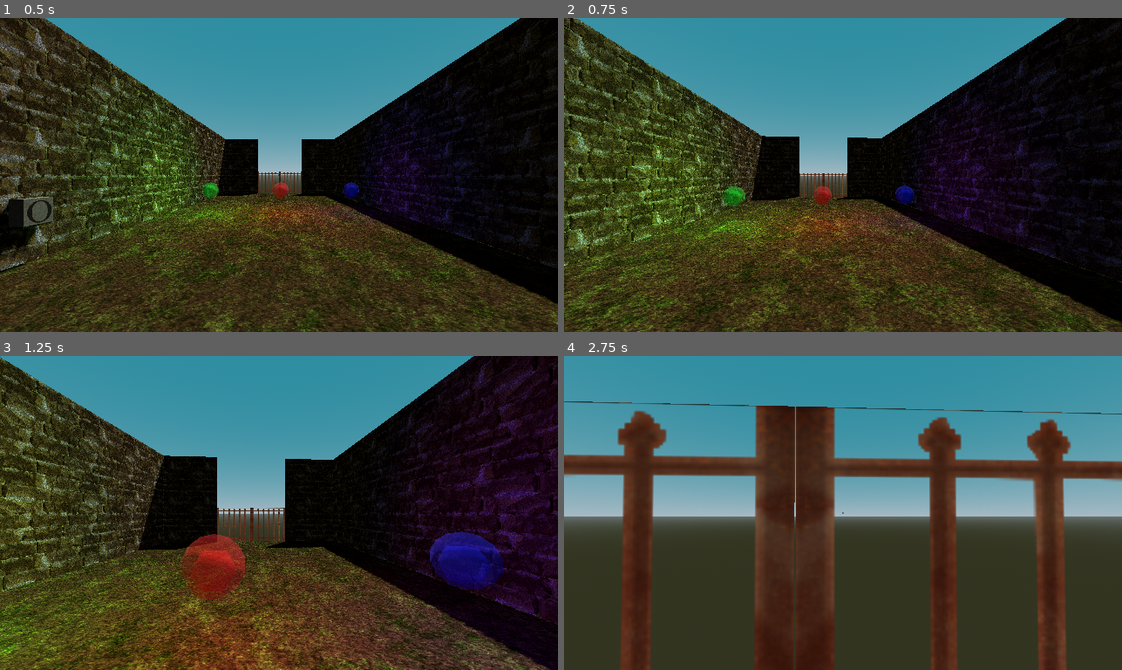
Above: before the commit, frames 1-4 (two rows, left to right).
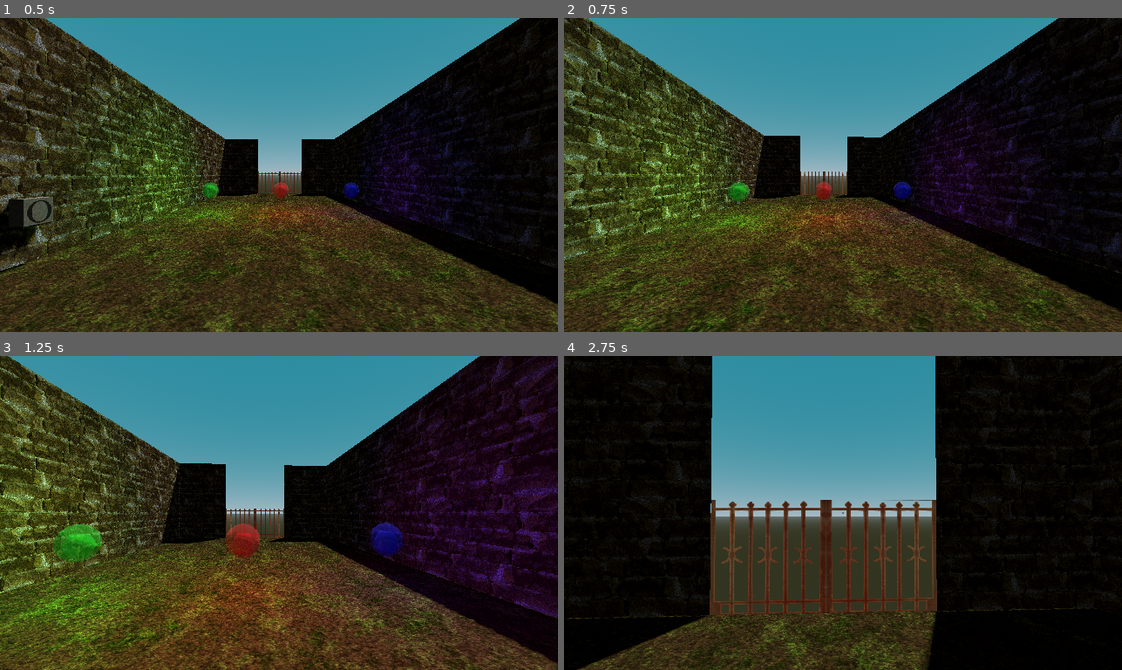
Above: after the commit, the same moments.

Repository: DMattDraper/MiniJam168
Game: Godot game, scene res://scenes/greybox.tscn
Same seed, same stepped clock (60 frames per second), same inputs: the game is played once before the commit and once after it.
Inputs (mouse positions are in pixels of both pictures, inside the frame that each line leads up to):
- Up to frame 1 (0.5 s): no input
- Up to frame 2 (0.75 s): move the mouse to (870, 175) at 0.52 s; hold W (move_forward) from 0.53 s (still down); tap E (interact) at 0.6 s
- Up to frame 3 (1.25 s): keep holding W (move_forward)
- Up to frame 4 (2.75 s): keep holding W (move_forward); move the mouse to (815, 513) at 1.27 s; tap E (interact) at 1.35, 2.1 s; move the mouse to (854, 506) at 2.02 s

Frame 1 is identical in both runs. In frame 2, 30% of the frame differs, in the area x 0-100%, y 0-100%; in frame 3, 36%; in frame 4, 71%.

Commit message:
Added music

Diff:
--- a/player/player.gd
+++ b/player/player.gd
@@ -51,8 +51,8 @@
 func head_bob(vel: float, delta: float):
 	if head:
 		if vel > 1:
-			var bob_amount : float = 0.15
-			var bob_freq : float = 0.0075
+			var bob_amount : float = 0.10
+			var bob_freq : float = 0.01
 			head.position.y = lerp(head.position.y, def_head_pos.y + sin(Time.get_ticks_msec() * bob_freq) * bob_amount, 10 * delta)
 		else:
 			head.position.y = lerp(head.position.y, def_head_pos.y, 10 * delta)
--- a/player/player.tscn
+++ b/player/player.tscn
@@ -36,7 +36,7 @@
 shape = SubResource("CapsuleShape3D_v4kk7")
 
 [node name="CharacterMover" parent="." instance=ExtResource("2_mitfl")]
-max_speed = 10.0
+max_speed = 7.0
 move_accel = 3.0
 
 [node name="Head" type="Node3D" parent="."]
--- a/scenes/greybox.tscn
+++ b/scenes/greybox.tscn
@@ -14,6 +14,7 @@
 [ext_resource type="PackedScene" uid="uid://c2iwhd1btw3nv" path="res://world/interactables/audio_emitter.tscn" id="12_s2y8q"]
 [ext_resource type="PackedScene" uid="uid://do6decwrpjtb0" path="res://world/interactables/limited_interactable.tscn" id="13_qa1kj"]
 [ext_resource type="AudioStream" uid="uid://dxesxy6hm5iav" path="res://sound/sfx/fart.ogg" id="13_rwrtb"]
+[ext_resource type="AudioStream" uid="uid://bhyo3w5ain177" path="res://sound/music/soundtrack.ogg" id="15_dx3f0"]
 
 [sub_resource type="ProceduralSkyMaterial" id="ProceduralSkyMaterial_ikmvk"]
 sky_top_color = Color(0.172549, 0.54902, 0.627451, 1)
@@ -255,3 +256,9 @@
 transform = Transform3D(1, 0, 0, 0, 1, 0, 0, 0, 1, 0, 1, 5)
 target = "door"
 target_name = "limited"
+
+[node name="Music" type="AudioStreamPlayer" parent="."]
+stream = ExtResource("15_dx3f0")
+volume_db = -8.0
+autoplay = true
+bus = &"Music"
Not shown: 1 places in scenes/greybox.tscn that only renumber resources
Not shown, added: sound/music/soundtrack.ogg.import
Not shown, added: sound/music/soundtrack.ogg
